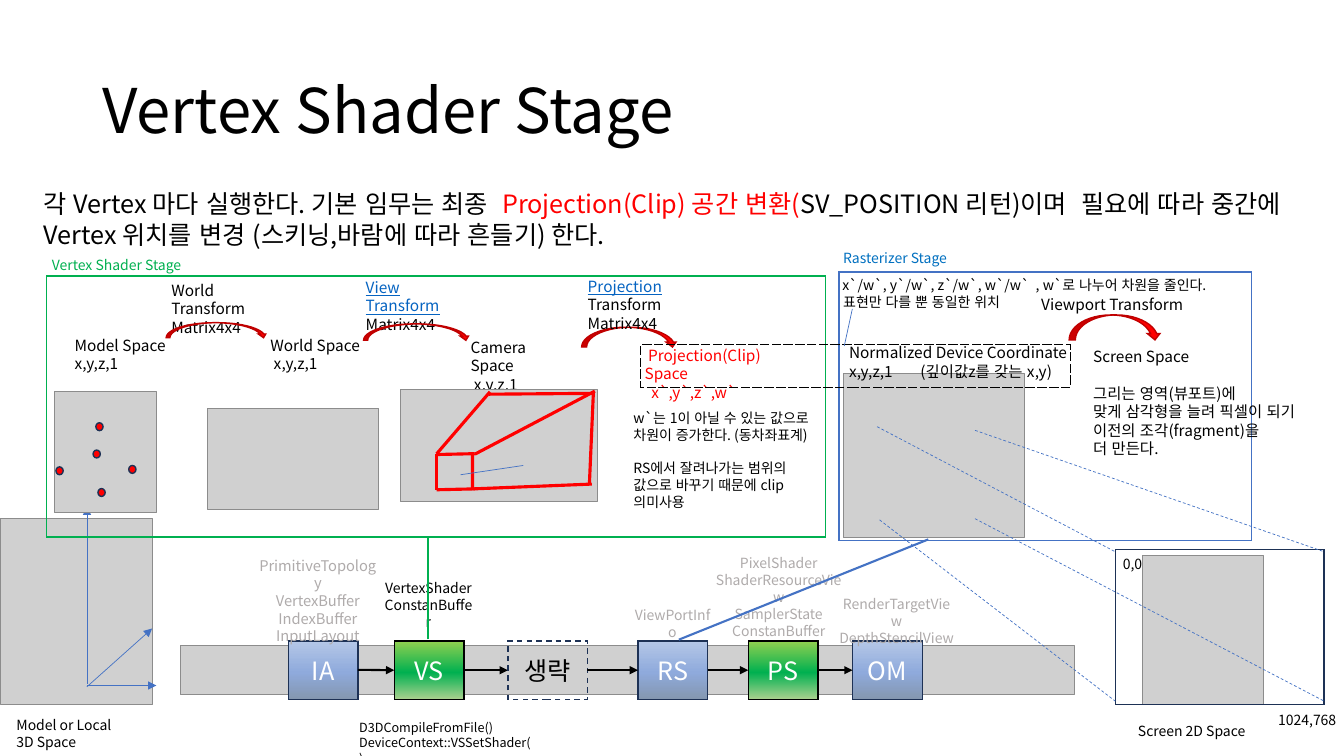
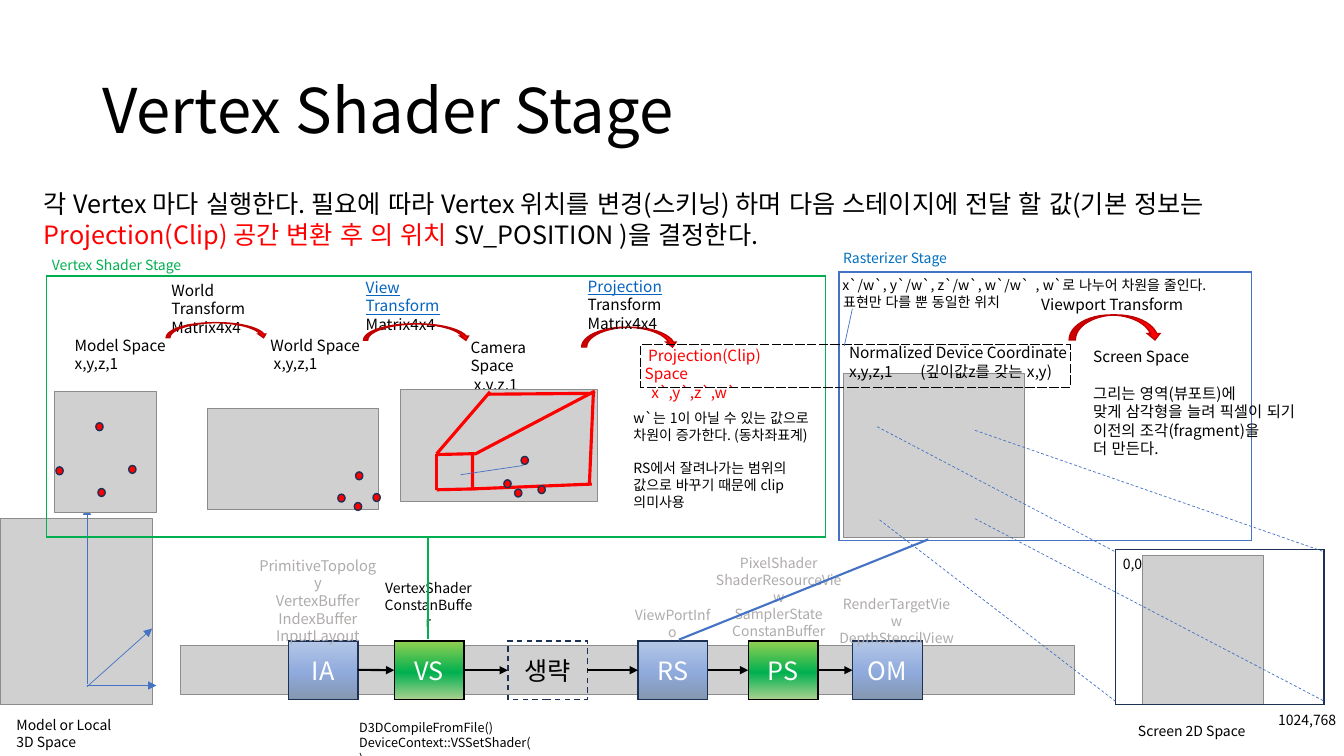
Before and after one commit to ldw9981/D3D11_Tutorial, a slide deck: slide 8 of Documents/02기초-삼각형그리기.pptx. Drawn at 1344x756 pixels with LibreOffice and Linux fonts; fonts in the diff are those of the drawing; grey boxes stand for pictures. Boxes give left, top, right and bottom in pixels: in the first picture for what was removed or moved away, otherwise in the second. Text is boxed around its words. In the diff, an @@ line names an element or a change of style, - is before the commit and + after.

```diff
--- a/Documents/02기초-삼각형그리기.pptx
+++ b/Documents/02기초-삼각형그리기.pptx
@@ text at bbox=[44, 192, 1204, 250]: text changed @@
-각 Vertex 마다 실행한다. 기본 임무는 최종 Projection(Clip) 공간 변환(SV_POSITION 리턴)이며 필요에 따라 중간에 Vertex 위치를 변경 (스키닝,바람에 따라 흔들기) 한다.
+각 Vertex 마다 실행한다. 필요에 따라 Vertex 위치를 변경(스키닝) 하며 다음 스테이지에 전달 할 값(기본 정보는Projection(Clip) 공간 변환 후 의 위치 SV_POSITION )을 결정한다.
@@ ellipse: place and size @@
-ellipse at bbox=[93, 451, 100, 459]
+ellipse at bbox=[356, 472, 363, 480]
@@ ellipse added at bbox=[521, 457, 528, 465], fill #FF0000, outline #1E3256 1 pt @@
@@ ellipse added at bbox=[338, 494, 345, 502], fill #FF0000, outline #1E3256 1 pt @@
@@ ellipse added at bbox=[355, 503, 362, 511], fill #FF0000, outline #1E3256 1 pt @@
@@ ellipse added at bbox=[373, 494, 380, 502], fill #FF0000, outline #1E3256 1 pt @@
@@ ellipse added at bbox=[504, 480, 511, 488], fill #FF0000, outline #1E3256 1 pt @@
@@ ellipse added at bbox=[515, 489, 522, 497], fill #FF0000, outline #1E3256 1 pt @@
@@ ellipse added at bbox=[538, 486, 545, 494], fill #FF0000, outline #1E3256 1 pt @@
```
Also in this commit, not shown: 2 other slides changed, 1 slide added.
